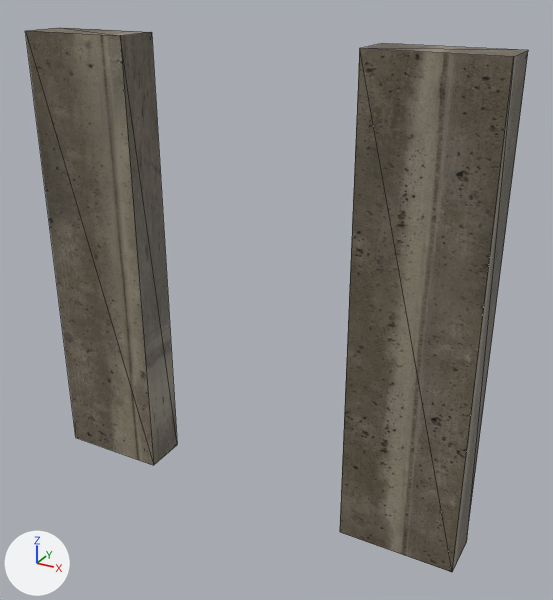
One commit to the glTF model godot/scenes/tiles/door_straight.glb: the scene before it, then after it.
Both versions are drawn from a 50 mm camera at (1.53, -1.65, 2.26) aimed at (0.11, 0.94, 0.96). Lighting does not change. The marker at lower left points along +X, +Y and +Z. The first picture is the older version. Mesh edges are drawn as thin lines. Vertices at exactly the same position are counted once.

The first picture shows 'door_straight-col'.
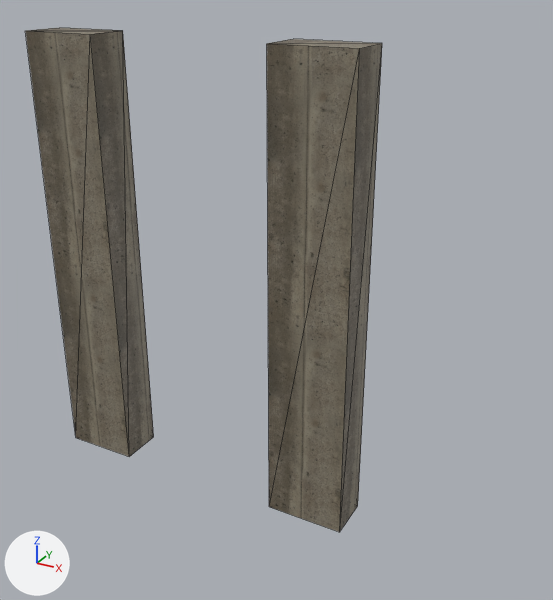
The newer file is also turned or shifted as a whole; pictures and numbers use the older file's frame.

Diff of the bpy script that builds the scene:
```diff
--- a/godot/scenes/tiles/door_straight.glb.py
+++ b/godot/scenes/tiles/door_straight.glb.py
@@ me_wall_straight_col_004 @@
 # used by ob_door_straight_col; location = (0.0, 0.0, 0.0)
-me_wall_straight_col_004.from_pydata(...)  # 16 vertices, 24 faces; spans x -1.0..1.0, y 0.8..1.0, z 0.0..2.0
+me_wall_straight_col_004.from_pydata(...)  # 16 vertices, 24 faces; spans x -1.0..0.5, y 0.8..1.0, z 0.0..2.0
+# me_wall_straight_col_004 part 1
+# 3 vertices are removed from x -0.5, y 0.8..1.0, z 0.0..2.0
+# 9 faces are deleted
+# 1 vertex moves from x -0.5, y 0.8, z 2.0 to x -0.65, y 1.0, z 2.0
+# 3 vertices are added at (-0.65, 0.8, 0.0), (-0.65, 1.0, 0.0), (-0.65, 0.8, 2.0)
+# 9 new faces join them
+# me_wall_straight_col_004 part 2
+# 4 vertices are removed from x 1.0, y 0.8..1.0, z 0.0..2.0
+# 12 faces are deleted
+# 4 vertices are added at (0.15, 0.8, 0.0), (0.15, 1.0, 0.0), (0.15, 0.8, 2.0), (0.15, 1.0, 2.0)
+# 12 new faces join them
 me_wall_straight_col_004.materials.append(mat_concrete)
```

What differs and where, as boxes (x1, y1, x2, y2) in the pictures (553 x 600 px; the box of a moved part takes in the faces that stretch with it):
'door_straight-col', reshaped (29% narrower, 7% shorter)
    before: (26, 27, 528, 572)
    after: (26, 27, 382, 532)
part 1 of me_wall_straight_col_004, moved or reshaped
    before: (26, 28, 177, 465)
    after: (26, 31, 154, 457)
part 2 of me_wall_straight_col_004, moved or reshaped
    before: (340, 43, 528, 572)
    after: (267, 39, 382, 532)
